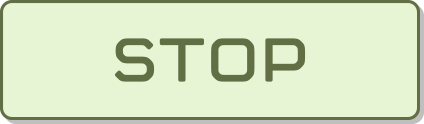
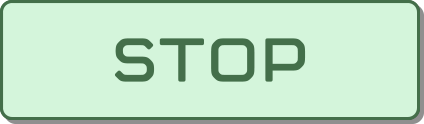
The second 424 x 124 image is a revision of the first. Changes to its layers:
added layer "ベクトルスマートオブジェクト のコピー" above "ベクトルスマートオブジェクト" over bbox(0, 0, 424, 124)
